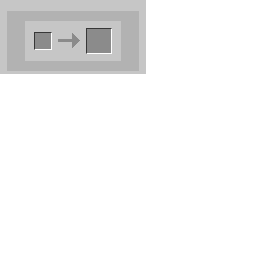
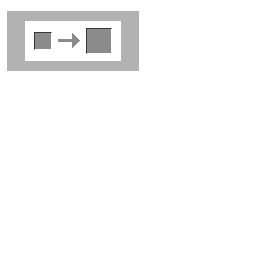
Before/after of a 256 x 256 layered artwork. What changed in the layer stack:
renamed "Lager 2" to "Items", painted on it over 0, 0, 146, 74
